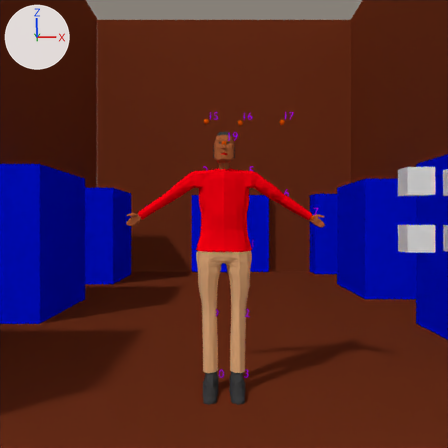
Before and after pictures for a commit that changed the Blender file blender_osc.blend.
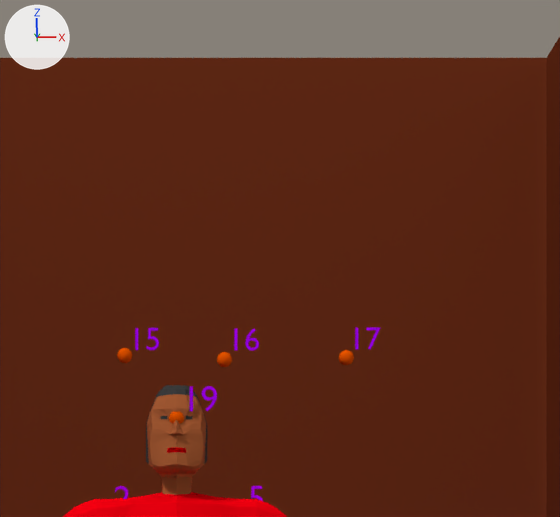
The first picture shows the older version from the file's camera 'Camera'. The close-ups show both versions on the part from 37% to 79% of the width and 0% to 39% of the height of that picture. Every picture has the same lights, and +X, +Y and +Z are marked at upper left.

The older version as bpy lines, for what is in view:
```python
ob_00 = bpy.data.objects.new('00', me_sphere_005)
ob_00.location = (0.0, 0.05, 1.726)
ob_15 = bpy.data.objects.new('15', me_sphere_017)
ob_15.location = (-0.143, 0.334, 2.084)
ob_16 = bpy.data.objects.new('16', me_sphere_016)
ob_16.location = (0.132, 0.334, 2.073)
ob_17 = bpy.data.objects.new('17', me_sphere_018)
ob_17.location = (0.469, 0.334, 2.078)
ob_19 = bpy.data.objects.new('19', me_sphere_000)
ob_19.location = (0.0, -0.068, 1.845)
ob_plane_002 = bpy.data.objects.new('Plane.002', me_plane_008)
ob_plane_002.location = (3.323, 2.234, 3.298)
ob_plane_002.rotation_euler = (0.0, -1.571, 0.0)  # degrees (0, -90, 0)
# also in view: 'Plane.003' at (0.0, 9.28, 3.32); 'person' at (0.01, -0.04, 0.97)
```
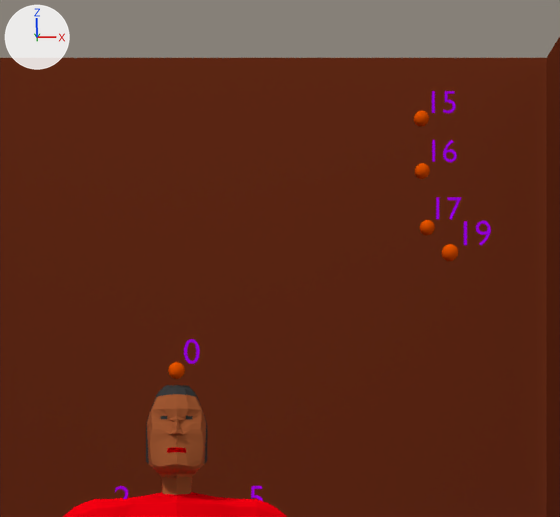
Pixel boxes (x1, y1, x2, y2) of what changed, in the close-ups (560 x 517 px):
'Text.019', moved
    before: (190, 386, 217, 411)
    after: (464, 221, 491, 245)
'Text.006', moved
    before: (234, 328, 259, 351)
    after: (432, 140, 457, 162)
'Text.005', moved
    before: (135, 328, 159, 350)
    after: (432, 91, 456, 113)
'15', moved
    before: (117, 348, 132, 363)
    after: (414, 111, 429, 126)
'16', moved
    before: (217, 352, 232, 367)
    after: (415, 163, 430, 179)
'17', moved
    before: (339, 350, 354, 365)
    after: (420, 220, 435, 235)
'19', moved
    before: (169, 412, 184, 424)
    after: (442, 244, 458, 261)
'Text.007', moved
    before: (355, 327, 381, 350)
    after: (436, 197, 462, 220)
'00', moved (not visible before)
    after: (168, 362, 185, 379)
'Text.008', moved (not visible before)
    after: (184, 339, 200, 364)

What the commit changed:
Object '19' (ob_19) moves from (0.0, -0.068, 1.845) to (0.686, -0.034, 2.265).
Object '17' (ob_17) moves from (0.469, 0.334, 2.078) to (0.693, 0.334, 2.437).
Object '15' (ob_15) moves from (-0.143, 0.334, 2.084) to (0.677, 0.334, 2.739).
Object '16' (ob_16) moves from (0.132, 0.334, 2.073) to (0.679, 0.334, 2.594).
Object '00' (ob_00) moves from (0.0, 0.05, 1.726) to (0.0, -0.034, 1.969).
